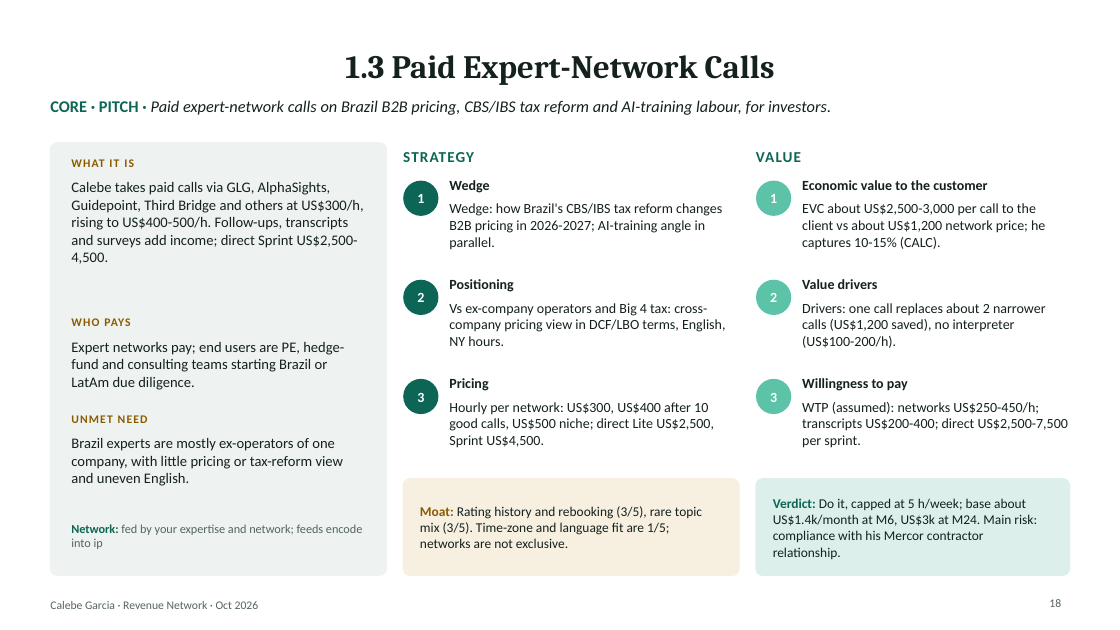
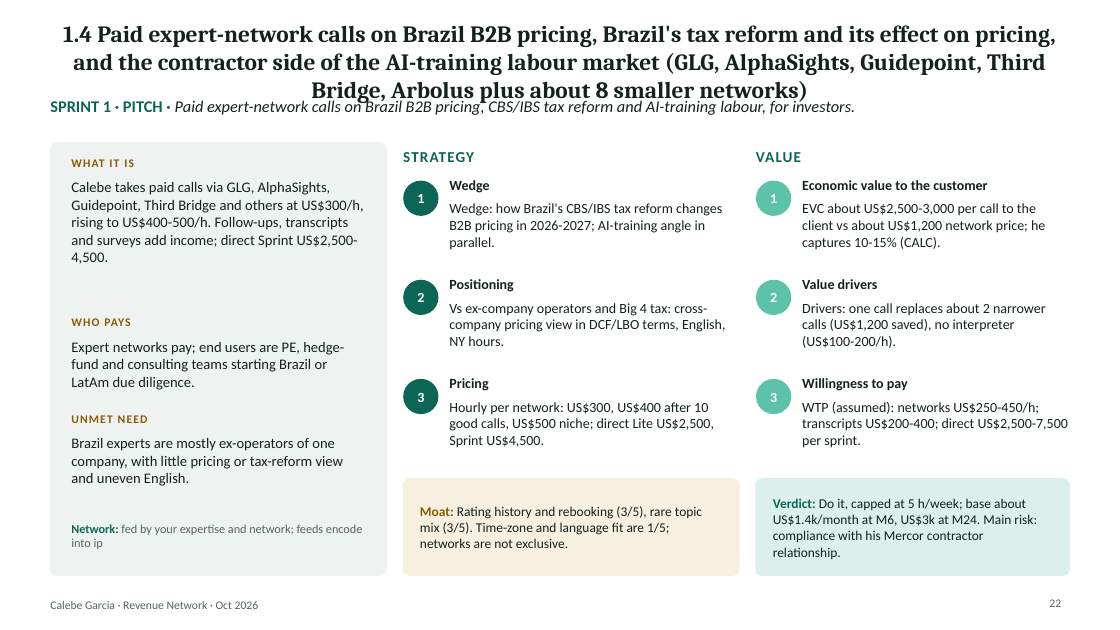
Before and after one commit to algarcalebe-web/legendary-bassoon, a slide deck: slide 22 of research/Calebe_Revenue_Network.pptx (slide 18 before the commit). Drawn at 1120x630 pixels with LibreOffice and Linux fonts; fonts in the diff are those of the drawing. Boxes give left, top, right and bottom in pixels: in the first picture for what was removed or moved away, otherwise in the second. Text is boxed around its words. In the diff, an @@ line names an element or a change of style, - is before the commit and + after.

```diff
--- a/research/Calebe_Revenue_Network.pptx
+++ b/research/Calebe_Revenue_Network.pptx
@@ title at [63, 25, 1056, 103]: text changed; size 28 to 20 pt @@
-1.3 Paid Expert-Network Calls
+1.4 Paid expert-network calls on Brazil B2B pricing, Brazil's tax reform and its effect on pricing, and the contractor side of the AI-training labour market (GLG, AlphaSights, Guidepoint, Third Bridge, Arbolus plus about 8 smaller networks)
@@ text at [50, 99, 855, 115]: text changed @@
-CORE · PITCH · Paid expert-network calls on Brazil B2B pricing, CBS/IBS tax reform and AI-training labour, for investors.
+SPRINT 1 · PITCH · Paid expert-network calls on Brazil B2B pricing, CBS/IBS tax reform and AI-training labour, for investors.
@@ page number at [1049, 599, 1061, 607]: text changed @@
-18
+22
```
Also in this commit, not shown: 104 other slides changed, 16 slides added, 2 slides removed, 2 other files.
